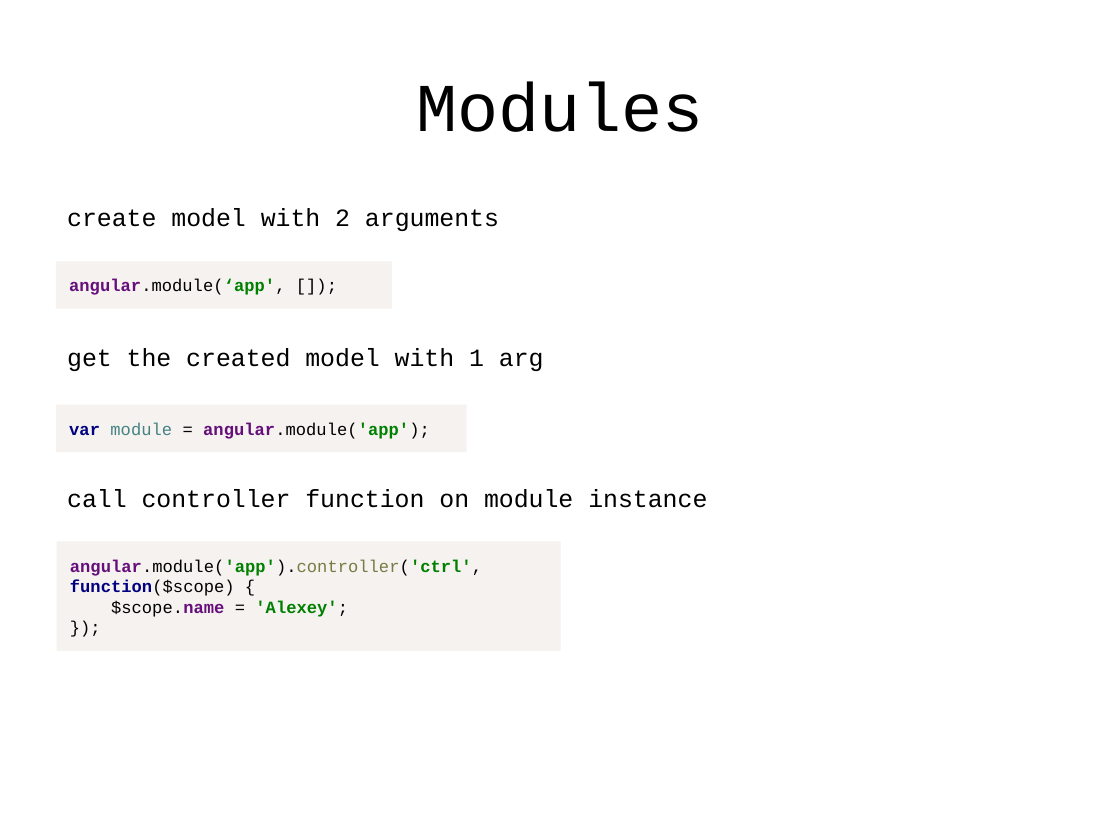
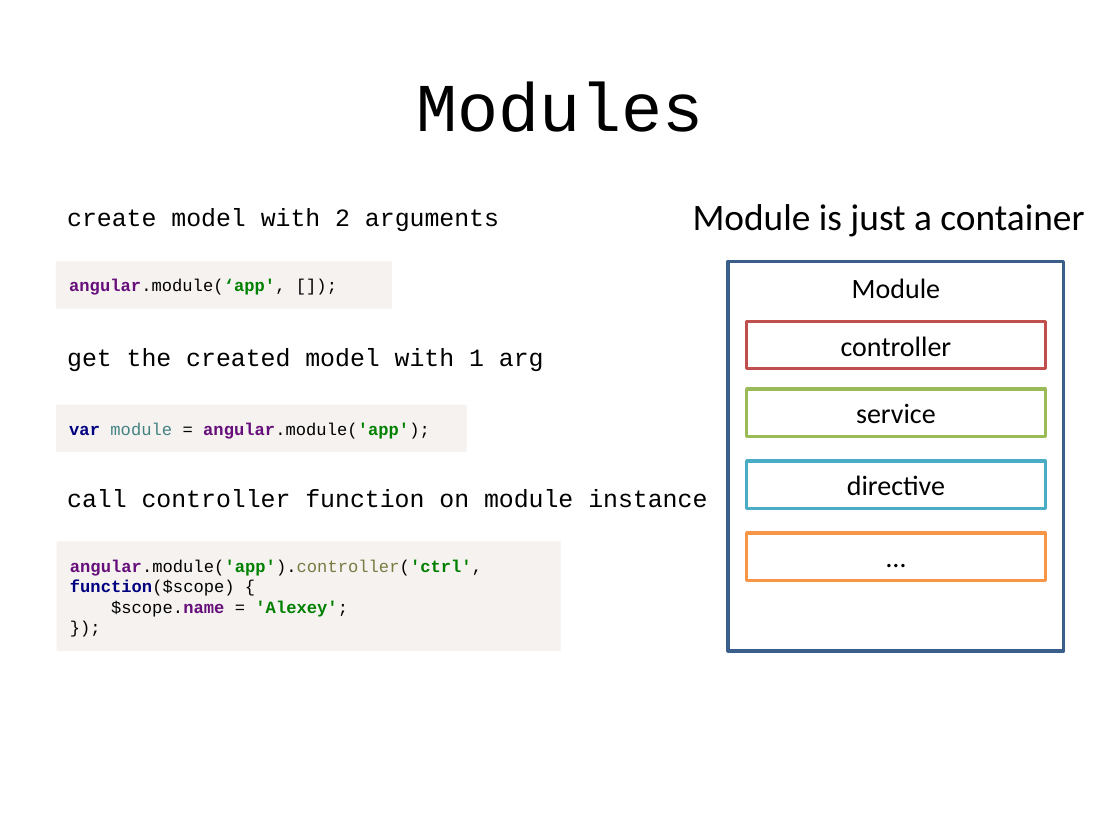
Before and after one commit to alexeymatveevp/angularjs-course, a slide deck: slide 3 of docs/02_ng_basics_followup.pptx. Drawn at 1120x840 pixels with LibreOffice and Linux fonts; fonts in the diff are those of the drawing. Boxes give left, top, right and bottom in pixels: in the first picture for what was removed or moved away, otherwise in the second. Text is boxed around its words. In the diff, an @@ line names an element or a change of style, - is before the commit and + after.

```diff
--- a/docs/02_ng_basics_followup.pptx
+++ b/docs/02_ng_basics_followup.pptx
@@ text added at (x1=693, y1=204, x2=1084, y2=237), 24 pt, text #000000 @@
+Module is just a container
@@ rectangle added at (x1=728, y1=261, x2=1064, y2=651), fill #FFFFFF, outline #3A5F8C 2 pt @@
@@ text added at (x1=852, y1=278, x2=940, y2=299), 18 pt, text #000000 @@
+Module
@@ rectangle added at (x1=747, y1=321, x2=1046, y2=368), fill #FFFFFF, outline #C0504D 2 pt, 18 pt, text #000000 @@
+controller
@@ rectangle added at (x1=747, y1=389, x2=1046, y2=436), fill #FFFFFF, outline #9BBB59 2 pt, 18 pt, text #000000 @@
+service
@@ rectangle added at (x1=747, y1=461, x2=1046, y2=508), fill #FFFFFF, outline #4BACC6 2 pt, 18 pt, text #000000 @@
+directive
@@ rectangle added at (x1=747, y1=533, x2=1046, y2=580), fill #FFFFFF, outline #F79646 2 pt, 18 pt, text #000000 @@
+…
```
Also in this commit, not shown: 2 other slides changed, 5 slides added, 11 slides removed, 9 other files.
